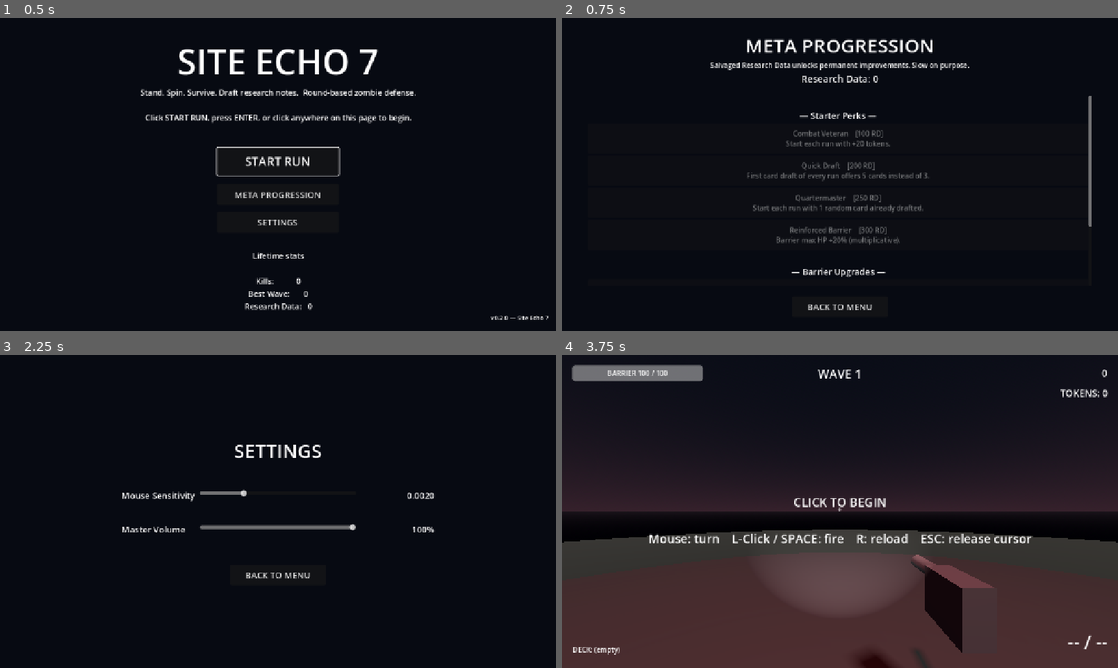
Above: before the commit, frames 1-4 (two rows, left to right).
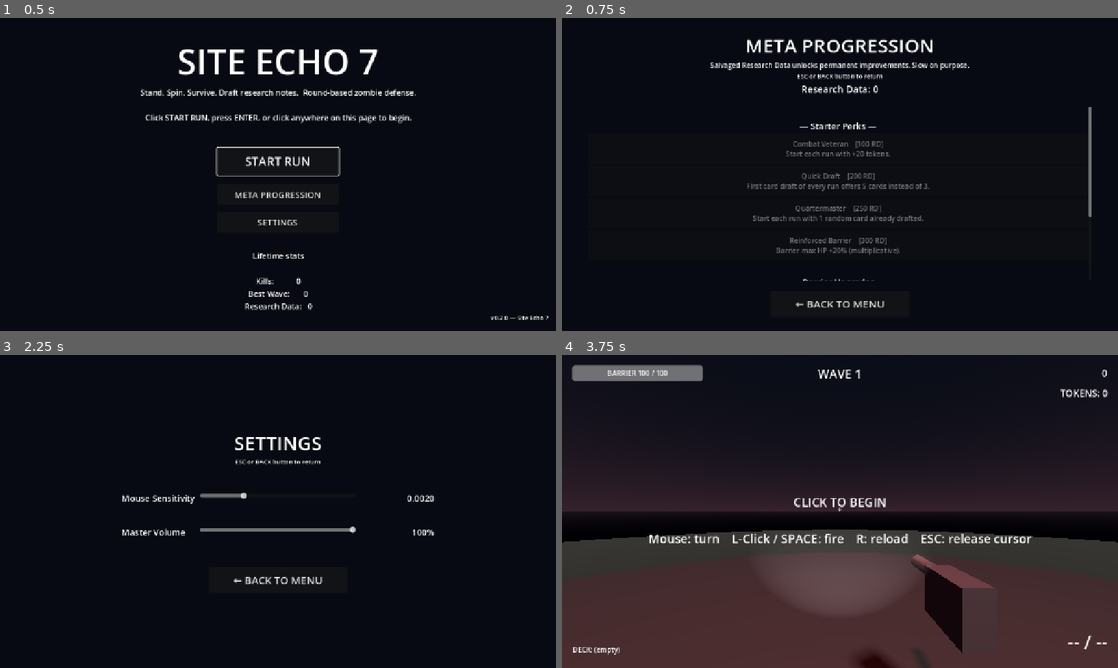
Above: after the commit, the same moments.

Repository: Josh-Buck/site-echo-7
Game: Godot game, scene res://scenes/ui/TitleScreen.tscn
The game is run twice, just before and just after one commit, with the same random seed, the same clock (stepped at 60 frames per second) and the same inputs.
Inputs:
- Up to frame 1 (0.5 s): no input
- Up to frame 2 (0.75 s): click "META PROGRESSION" at 0.5 s
- Up to frame 3 (2.25 s): click "BACK TO MENU" (after the commit: "← BACK TO MENU") at 1.25 s; click "SETTINGS" at 2 s
- Up to frame 4 (3.75 s): click "BACK TO MENU" (after the commit: "← BACK TO MENU") at 2.75 s; click "START RUN" at 3.5 s

Frame 1 is identical in both runs. In frame 2, 4.0% of the frame differs, in the area x 33-96%, y 17-94%; in frame 3, 2.3%; in frame 4, nothing differs.

Commit message:
UX: ESC-back on Meta/Settings + bigger back buttons + restructured test backlog with critical-vs-nice tier

Diff:
--- a/scenes/ui/MetaScreen.gd
+++ b/scenes/ui/MetaScreen.gd
@@ -18,6 +18,11 @@
 	Input.set_mouse_mode(Input.MOUSE_MODE_VISIBLE)
 	back_button.pressed.connect(_on_back_pressed)
 	_refresh()
+
+func _input(event: InputEvent) -> void:
+	if event.is_action_pressed("pause"):
+		_on_back_pressed()
+		get_viewport().set_input_as_handled()
 
 func _refresh() -> void:
 	rd_label.text = "Research Data: %d" % MetaProgress.research_data
--- a/scenes/ui/MetaScreen.tscn
+++ b/scenes/ui/MetaScreen.tscn
@@ -46,6 +46,12 @@
 text = "Salvaged Research Data unlocks permanent improvements. Slow on purpose."
 horizontal_alignment = 1
 
+[node name="HintLabel" type="Label" parent="VBox"]
+layout_mode = 2
+theme_override_font_sizes/font_size = 14
+text = "ESC or BACK button to return"
+horizontal_alignment = 1
+
 [node name="RDLabel" type="Label" parent="VBox"]
 layout_mode = 2
 theme_override_font_sizes/font_size = 22
@@ -74,6 +80,6 @@
 [node name="BackButton" type="Button" parent="VBox"]
 layout_mode = 2
 size_flags_horizontal = 4
-custom_minimum_size = Vector2(220, 48)
-theme_override_font_sizes/font_size = 20
-text = "BACK TO MENU"
+custom_minimum_size = Vector2(320, 60)
+theme_override_font_sizes/font_size = 24
+text = "← BACK TO MENU"
--- a/scenes/ui/SettingsScreen.gd
+++ b/scenes/ui/SettingsScreen.gd
@@ -26,6 +26,11 @@
 	vol_slider.value_changed.connect(_on_vol_changed)
 	back_button.pressed.connect(_on_back_pressed)
 
+func _input(event: InputEvent) -> void:
+	if event.is_action_pressed("pause"):
+		_on_back_pressed()
+		get_viewport().set_input_as_handled()
+
 func _on_sens_changed(v: float) -> void:
 	MetaProgress.set_setting("mouse_sensitivity", v)
 	_update_sens_label()
--- a/scenes/ui/SettingsScreen.tscn
+++ b/scenes/ui/SettingsScreen.tscn
@@ -40,6 +40,12 @@
 layout_mode = 2
 theme_override_font_sizes/font_size = 44
 text = "SETTINGS"
+horizontal_alignment = 1
+
+[node name="HintLabel" type="Label" parent="VBox"]
+layout_mode = 2
+theme_override_font_sizes/font_size = 14
+text = "ESC or BACK button to return"
 horizontal_alignment = 1
 
 [node name="Spacer1" type="Control" parent="VBox"]
@@ -103,6 +109,6 @@
 [node name="BackButton" type="Button" parent="VBox"]
 layout_mode = 2
 size_flags_horizontal = 4
-custom_minimum_size = Vector2(220, 48)
-theme_override_font_sizes/font_size = 20
-text = "BACK TO MENU"
+custom_minimum_size = Vector2(320, 60)
+theme_override_font_sizes/font_size = 24
+text = "← BACK TO MENU"
